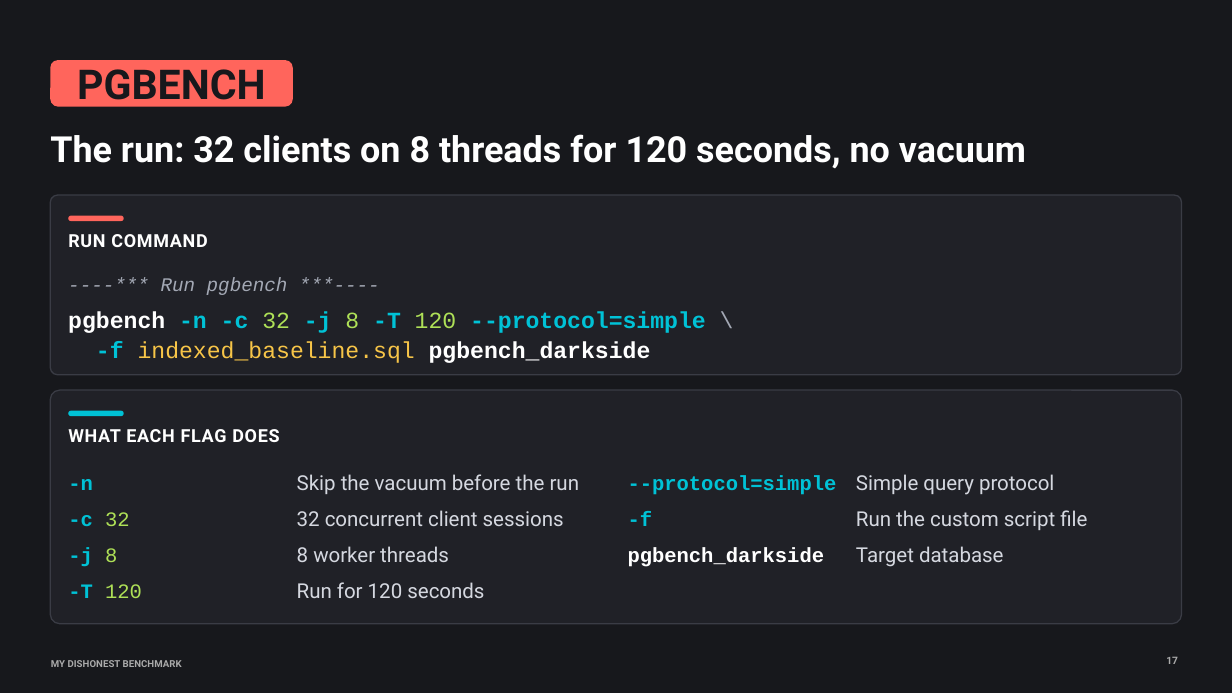
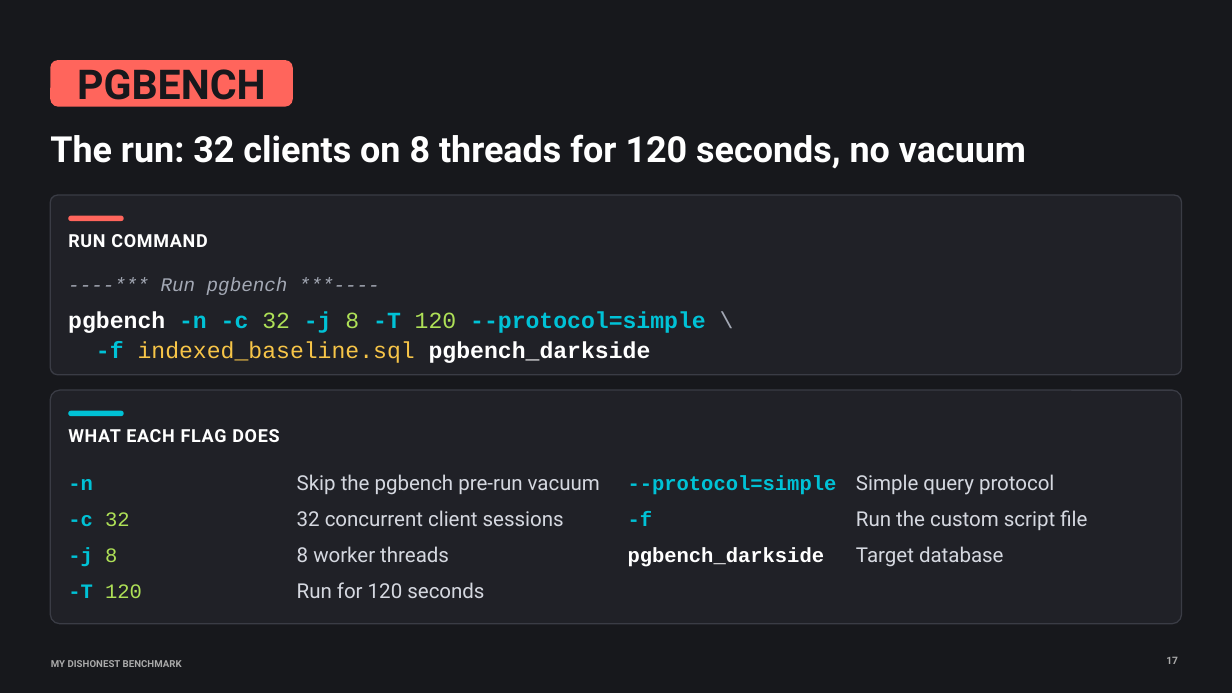
Before and after one commit to secp256k1-sha256/talks_and_blogs, a slide deck: slide 19 of dishonest_benchmark/My_Dishonest_Benchmark.pptx (slide 17 before the commit). Drawn at 1232x693 pixels with LibreOffice and Linux fonts; fonts in the diff are those of the drawing. Boxes give left, top, right and bottom in pixels: in the first picture for what was removed or moved away, otherwise in the second. Text is boxed around its words. In the diff, an @@ line names an element or a change of style, - is before the commit and + after.

Commit message:
latest slides v1

```diff
--- a/dishonest_benchmark/My_Dishonest_Benchmark.pptx
+++ b/dishonest_benchmark/My_Dishonest_Benchmark.pptx
@@ text at bbox=[297, 474, 600, 495]: text changed @@
-Skip the vacuum before the run
+Skip the pgbench pre-run vacuum
```
Also in this commit, not shown: 1 other slide changed, 3 slides added, 1 other file.
